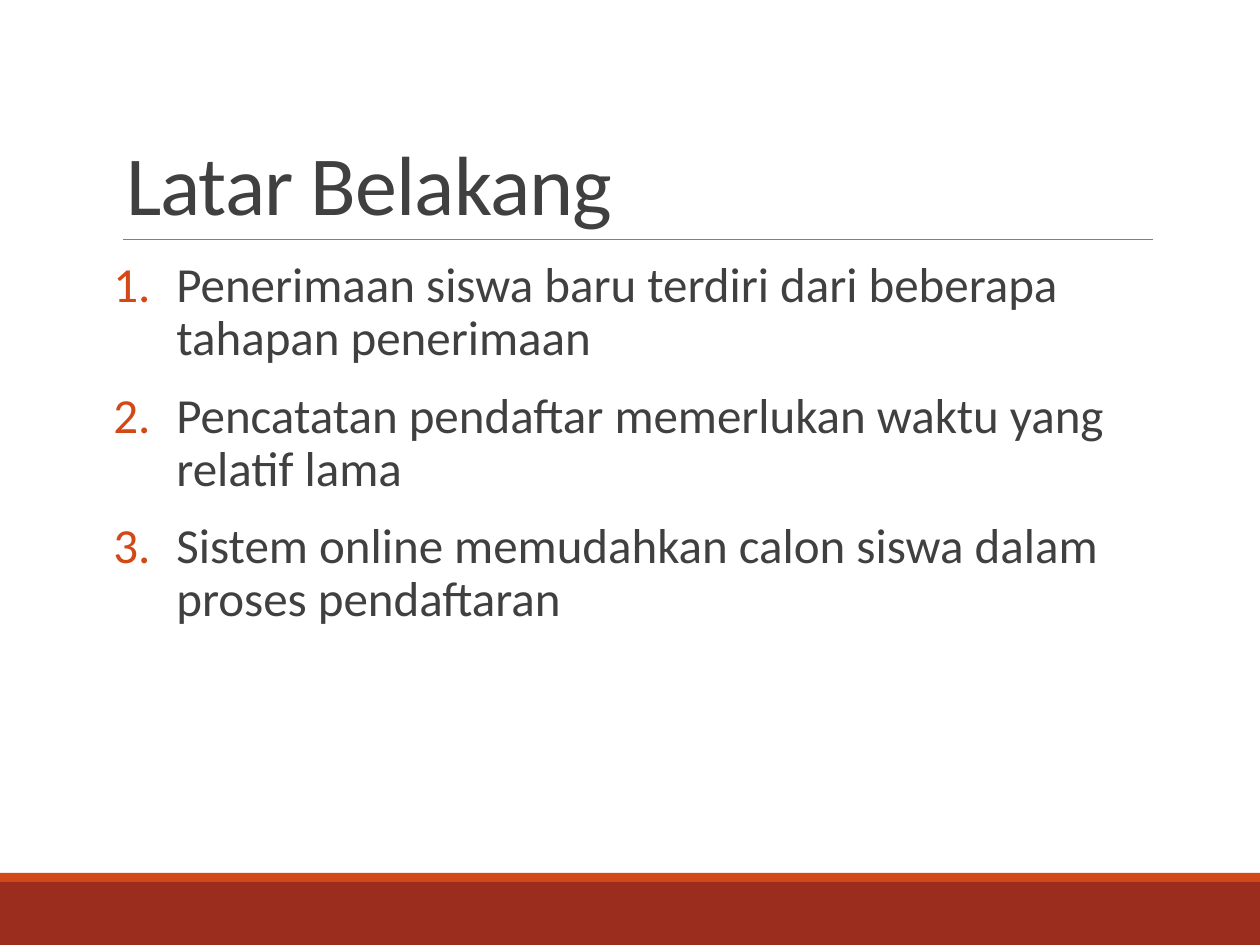
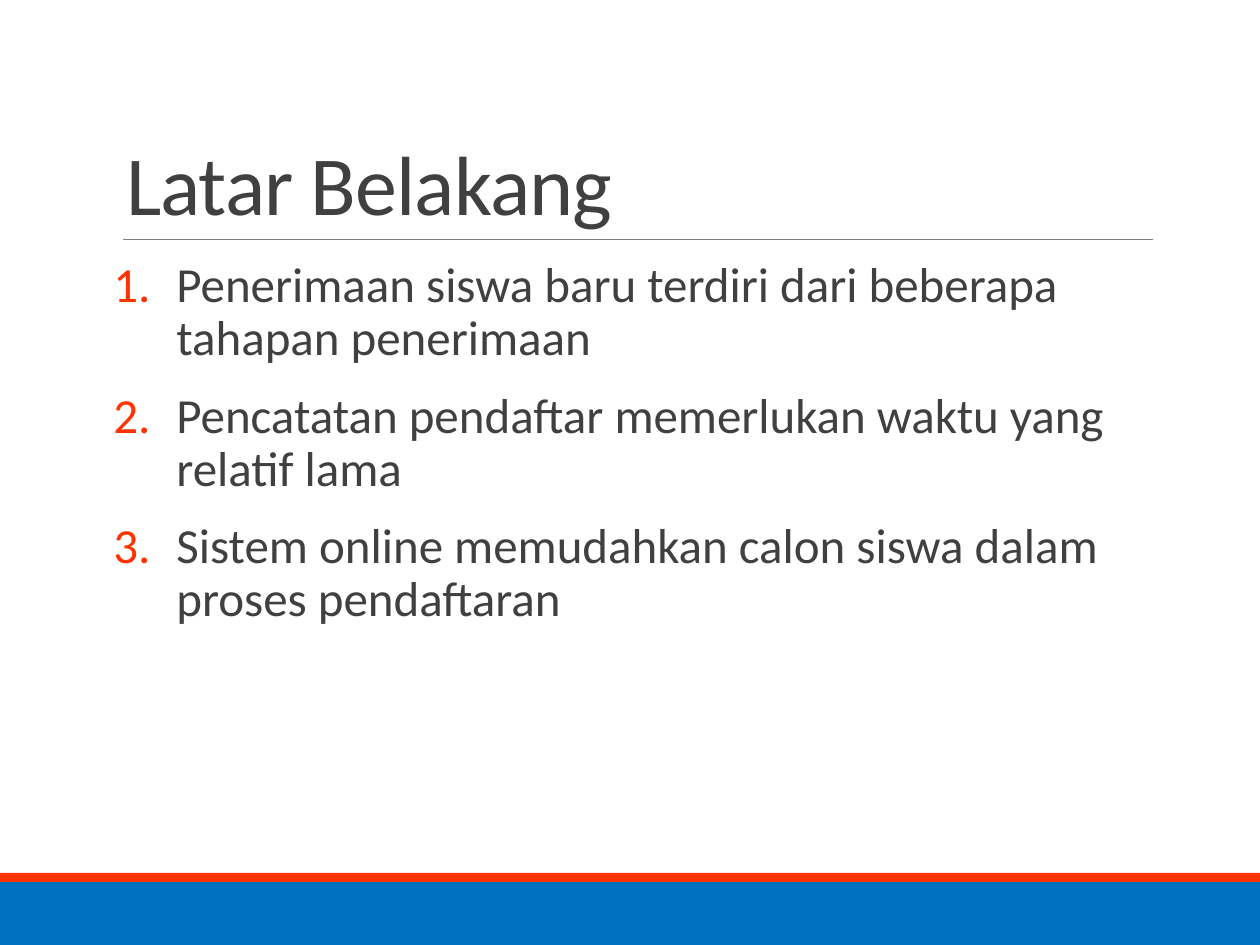
Before and after one commit to lastfantasy/tmr, a slide deck: slide 2 of TA final/TA PRESENTASI.pptx. Drawn at 1260x945 pixels with LibreOffice and Linux fonts; fonts in the diff are those of the drawing. Boxes give left, top, right and bottom in pixels: in the first picture for what was removed or moved away, otherwise in the second. Text is boxed around its words. In the diff, an @@ line names an element or a change of style, - is before the commit and + after.

```diff
--- a/TA final/TA PRESENTASI.pptx
+++ b/TA final/TA PRESENTASI.pptx
@@ text "Penerimaan siswa baru terdiri dari ..." at [176, 268, 1104, 624]: bullet colour #D34817 to #FF3300 @@
@@ rectangle at [0, 882, 1260, 945]: fill #9B2D1F to #0070C0 @@
@@ rectangle at [0, 873, 1260, 882]: fill #D34817 to #FF3300 @@
```
Also in this commit, not shown: 5 other slides changed, 6 slides added.
